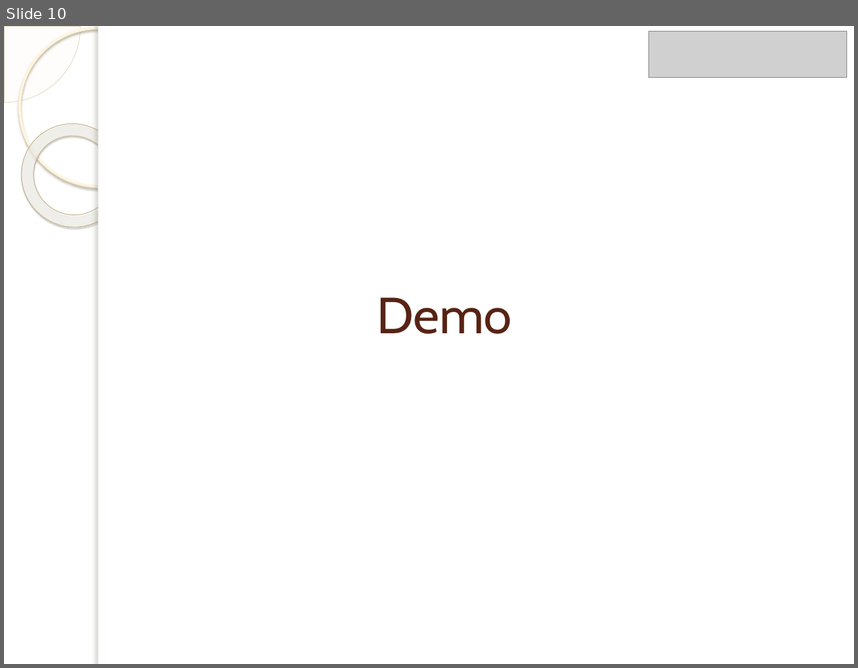
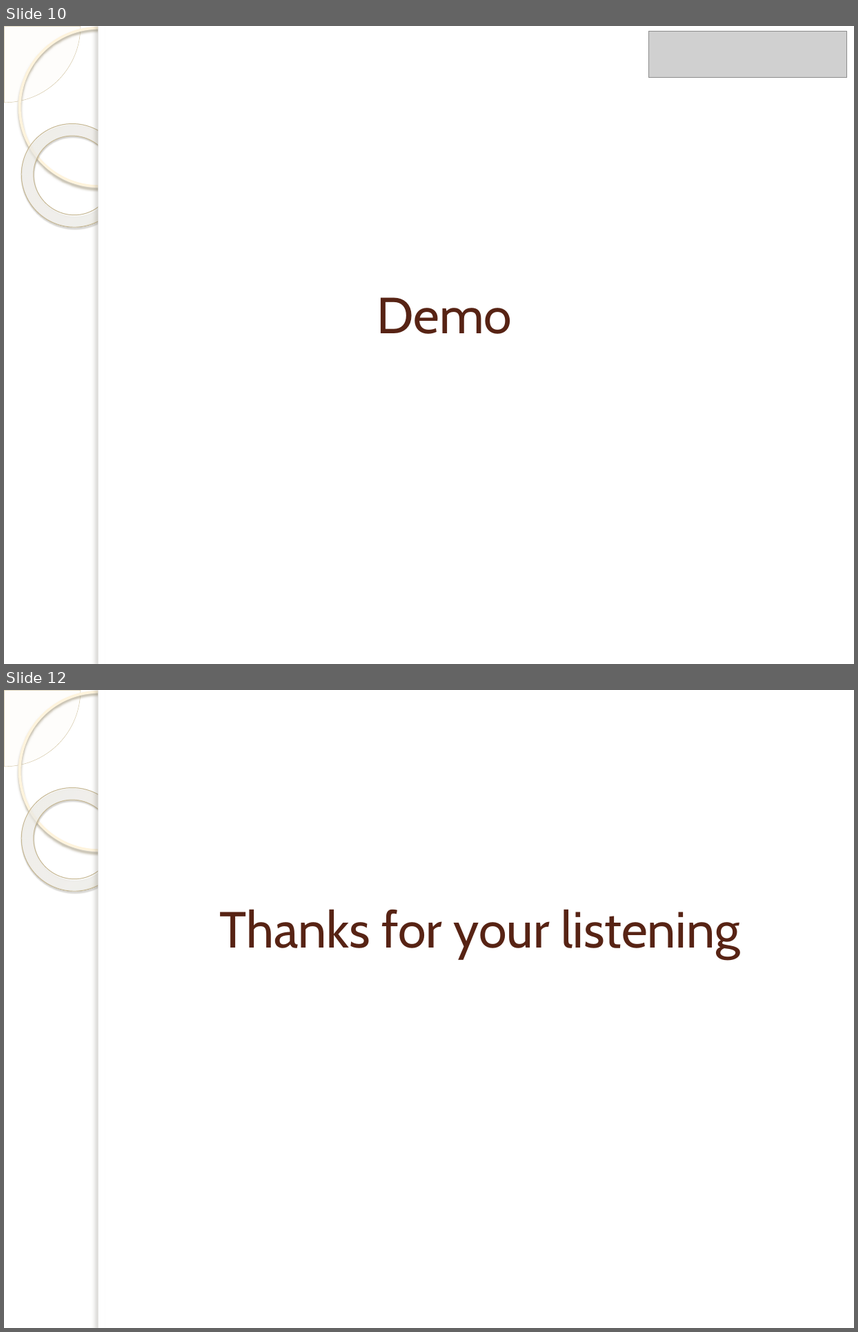
Before and after one commit to duonghm56/Project-sem-2, a slide deck: Employee Transfer Management.pptx. Shown one above the other, each under a label of ours: slide 10 before the commit, slides 10 and 12 after it; the slides between them are not shown. The pictures are 858x668 and 858x1332 pixels, drawn with LibreOffice and Linux fonts; fonts in the diff are those of the drawing; grey boxes stand for pictures; background and template pictures are left out. Boxes give left, top, right and bottom in pixels: in the first picture for what was removed or moved away, otherwise in the second. Text is boxed around its words. In the diff, an @@ line names an element or a change of style, - is before the commit and + after.

```diff
--- a/Employee Transfer Management.pptx
+++ b/Employee Transfer Management.pptx
@@ slide 12 added at (4,690,854,1328), background picture (left out); not listed: 5 template elements that a slide beside it also shows @@
@@ title added at (220,909,740,958), 43 pt, text #572314 @@
+Thanks for your listening
```
Also in this commit, not shown: 3 slides changed, 7 other files.
